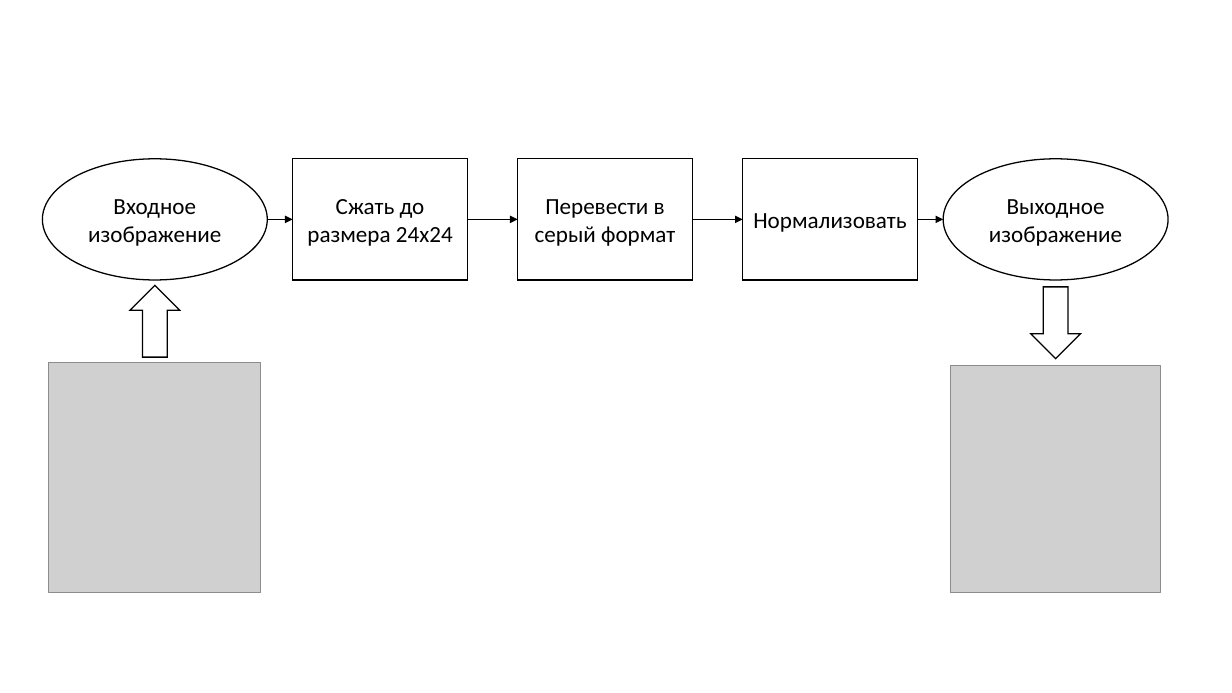
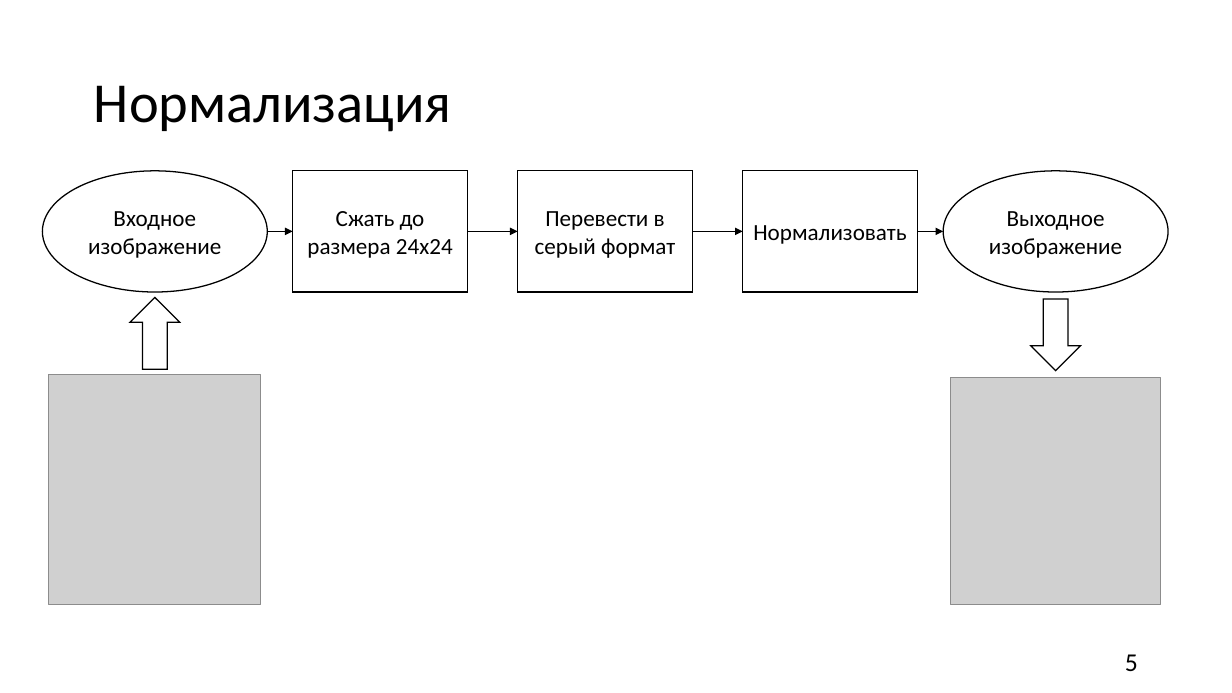
Before and after one commit to MYIIIKET/Diplom, a slide deck: slide 5 of Main/Презентация.pptx. Drawn at 1232x693 pixels with LibreOffice and Linux fonts; fonts in the diff are those of the drawing; grey boxes stand for pictures. Boxes give left, top, right and bottom in pixels: in the first picture for what was removed or moved away, otherwise in the second. Text is boxed around its words. In the diff, an @@ line names an element or a change of style, - is before the commit and + after.

```diff
--- a/Main/Презентация.pptx
+++ b/Main/Презентация.pptx
@@ title added at [94, 85, 452, 132], 44 pt, text #000000 @@
+Нормализация
@@ 4 arrows, 3 rectangles, 2 pictures, 2 ellipses, 2 up arrows: place and size @@
-4 arrows, 3 rectangles, 2 pictures, 2 ellipses, 2 up arrows at [43, 159, 1168, 593]
+4 arrows, 3 rectangles, 2 pictures, 2 ellipses, 2 up arrows at [43, 171, 1168, 605]
@@ page number added at [1125, 654, 1138, 671], 20 pt, text #000000 @@
+5
```
Also in this commit, not shown: 14 other slides changed, 8 slides added, 10 slides removed, 5 other files.
